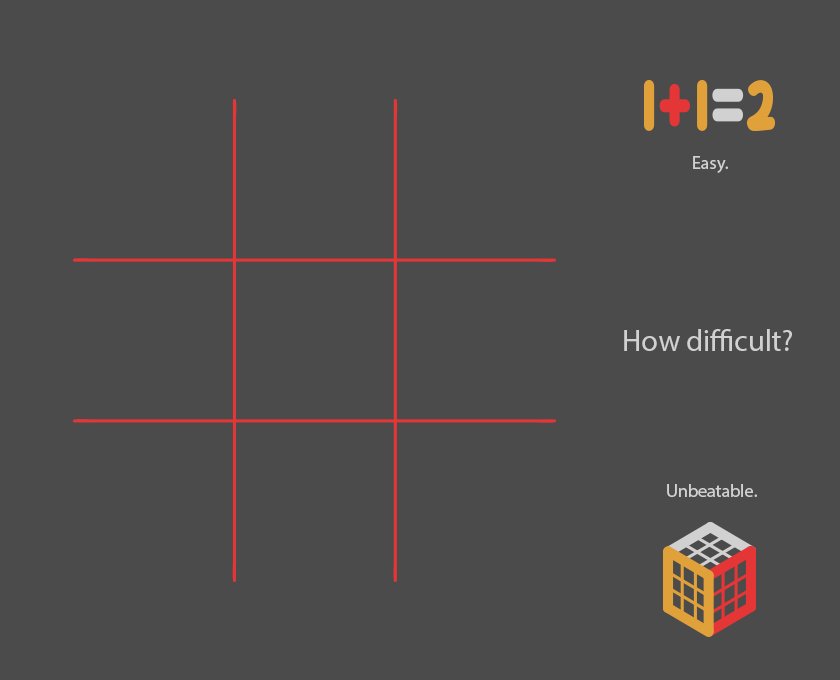
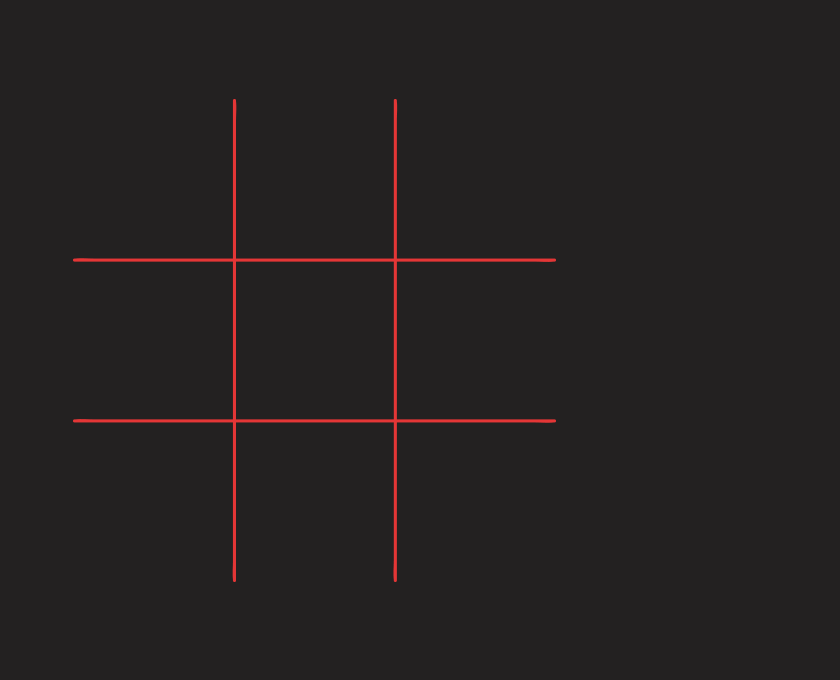
Revision of a layered (840, 680) image; what changed, layer by layer:
hid group "Group 1" (5 layers) over [624, 80, 792, 637]
painted on "Layer 6" over [0, 0, 840, 680]
